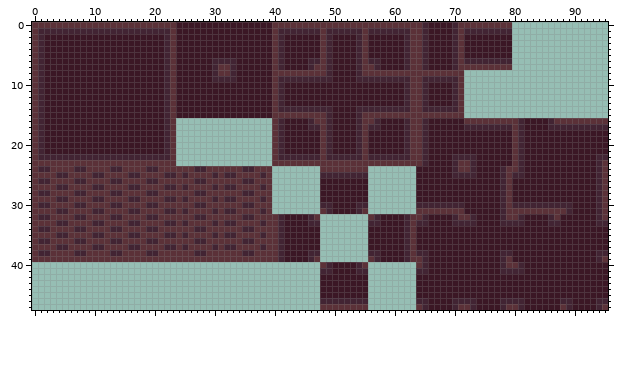
Two versions of one pixel-art file, thrower_alchemist/assets/tilesets/walls/walls_floor1.aseprite. Above is the file before it was changed.
96x48 pixels, 1 frame.
Once edited:
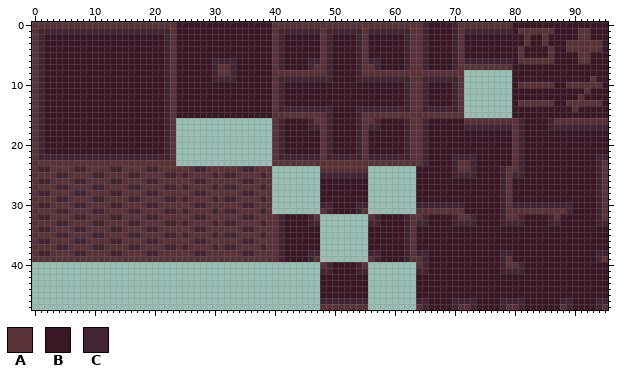
Palette (. is transparent): A #5b3138  B #3b1725  C #422433
Message: feat: Added new tiles for tutorial
What changed:
Changed rows in their new state; - is an unchanged pixel.
Layers "Layer 2", "Background":
first column x 80:
 0 BBBBBBBBBBBBBBBB
 1 BAAAAAABBBBAABBB
 2 BBABBABBBBBAABBB
 3 BBABBABBBAAAAAAB
 4 BABBBBABBAAAAAAB
 5 BABBBBABBBBAABBB
 6 BAAAAAABBBBAABBB
 7 BBBBBBBBBBBBBBBB
 8 BBBBBBBBBBBBBBBB
 9 BBBBBBBBBBBBBABB
10 BAAAAAABBAAAAAAB
11 BBBBBBBBBBBBABBB
12 BBBBBBBBBBBABBBB
13 BAAAAAABBAAAAAAB
14 BBBBBBBBBBABBBBB
15 BBBBBBBBBBBBBBBB
Changed places in both pictures, as pixel boxes (x1, y1, x2, y2):
added: (512, 22, 608, 118)
